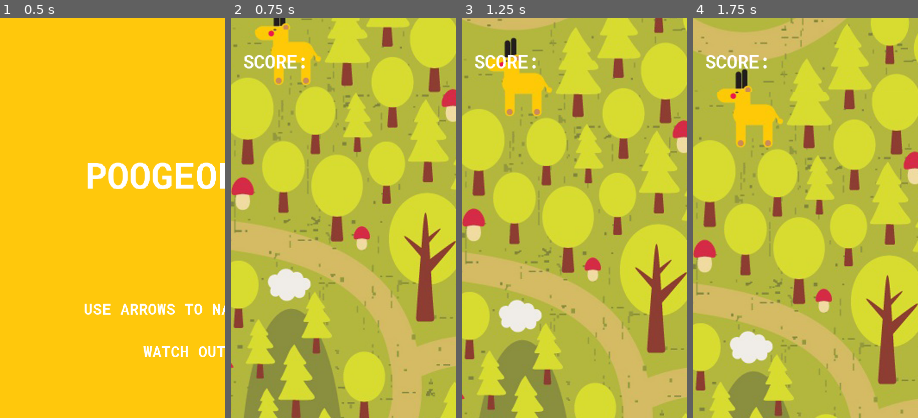
Above: before the commit, frames 1-4 (left to right).
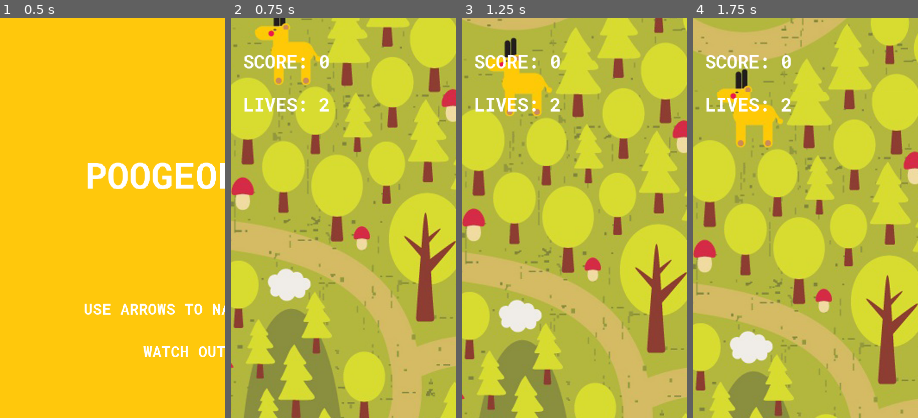
Above: after the commit, the same moments.

Repository: TeamQuest/poogeon
Game: Godot game, scene res://main/main_scene.tscn
Two runs of this game, one before a commit and one after it. Both use one fixed random seed, a clock stepped at 60 frames per second and the inputs below.
Inputs:
- Up to frame 1 (0.5 s): no input
- Up to frame 2 (0.75 s): tap Enter (ui_accept) at 0.5 s; hold Right (ui_right) from 0.53 s (still down); hold Enter (ui_accept) from 0.53 s (still down)
- Up to frame 3 (1.25 s): keep holding Right (ui_right); keep holding Enter (ui_accept)
- Up to frame 4 (1.75 s): release Right (ui_right) at 1.28 s; release Enter (ui_accept) at 1.28 s; hold Down (ui_down) from 1.28 s (still down); tap Enter (ui_accept) at 1.35, 1.52 s
The pictures show only the part of the screen within x 0-50%, y 0-50%; the shares and areas given below are measured in that part.

Frame 1 is identical in both runs. In frame 2, 0.7% of the frame differs, in the area x 5-44%, y 9-24%; in frame 3, 0.7%; in frame 4, 0.7%.

Commit message:
Add lives label

Diff:
--- a/main/globals.gd
+++ b/main/globals.gd
@@ -1,5 +1,5 @@
 extends Node
 
 var game_running = false
-var pigeon_life = 3
+var pigeon_life = 2
 var score = 0
--- a/main/main_scene.gd
+++ b/main/main_scene.gd
@@ -16,21 +16,26 @@
 			get_node("pigeon_scene/pigeon").visible = true
 			get_node("background_scene").visible = true
 			get_node("score_label").visible = true
+			get_node("lives_label").visible = true
 			get_node("menu_scene").visible = false
 
 	else:
-		if Input.is_action_pressed("ui_cancel") or globals.pigeon_life == 0:
+		if Input.is_action_pressed("ui_cancel") or globals.pigeon_life < 0:
 			globals.game_running = false
 			get_node("background_scene/ParallaxBackground/ParallaxLayer/background_sprite").visible = false
 			get_node("pigeon_scene/pigeon").visible = false
 			get_node("game_over_scene").visible =true
+			get_node("score_label").visible = false
+			get_node("lives_label").visible = false
+
+		get_node("score_label").set_text("SCORE: " + str(globals.score))
+		get_node("lives_label").set_text("LIVES: " + str(globals.pigeon_life))
 
 func _on_Timer_timeout():
 	if globals.game_running == true:
 		create_poop()
 		create_bread()
 		globals.score += 10
-		get_node("score_label").set_text("SCORE: " + str(globals.score))
 
 func create_poop():
 	var new_poop = poop.instance()
--- a/main/main_scene.tscn
+++ b/main/main_scene.tscn
@@ -8,6 +8,10 @@
 [ext_resource path="res://source/fonts/RobotoMono-Bold.ttf" type="DynamicFontData" id=6]
 
 [sub_resource type="DynamicFont" id=1]
+size = 44
+font_data = ExtResource( 6 )
+
+[sub_resource type="DynamicFont" id=2]
 size = 44
 font_data = ExtResource( 6 )
 
@@ -37,4 +41,14 @@
 custom_fonts/font = SubResource( 1 )
 text = "SCORE: "
 valign = 1
+
+[node name="lives_label" type="Label" parent="."]
+visible = false
+margin_left = 29.0
+margin_top = 153.0
+margin_right = 1042.0
+margin_bottom = 260.0
+custom_fonts/font = SubResource( 2 )
+text = "LIVES"
+valign = 1
 [connection signal="timeout" from="Timer" to="." method="_on_Timer_timeout"]
Not shown: 1 places in main/main_scene.tscn that only renumber resources
